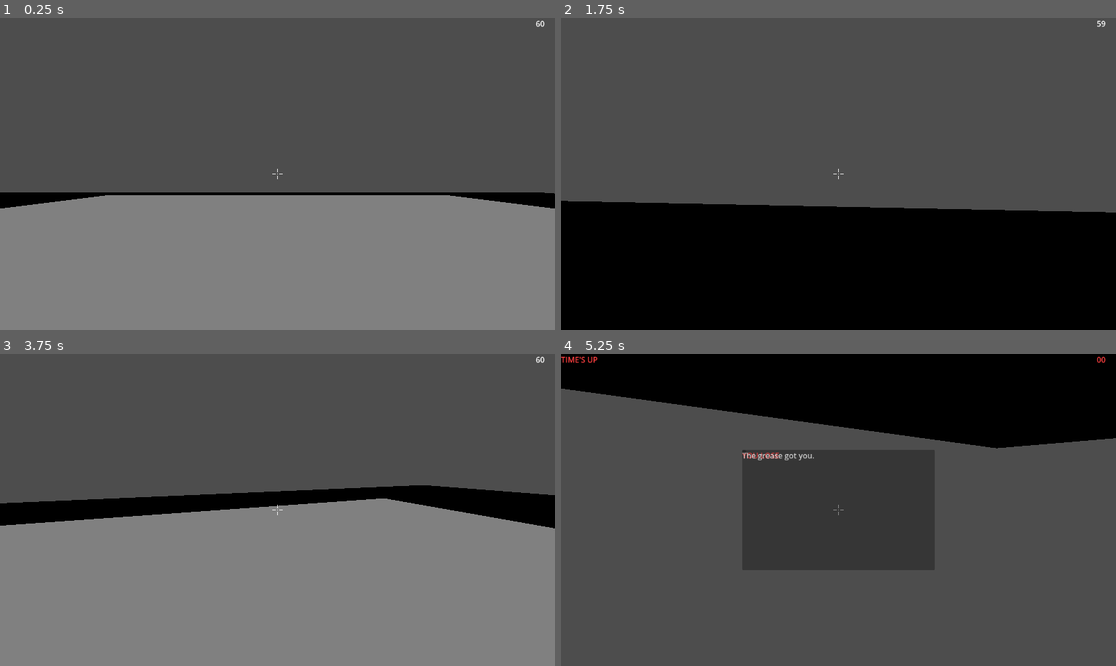
Above: before the commit, frames 1-4 (two rows, left to right).
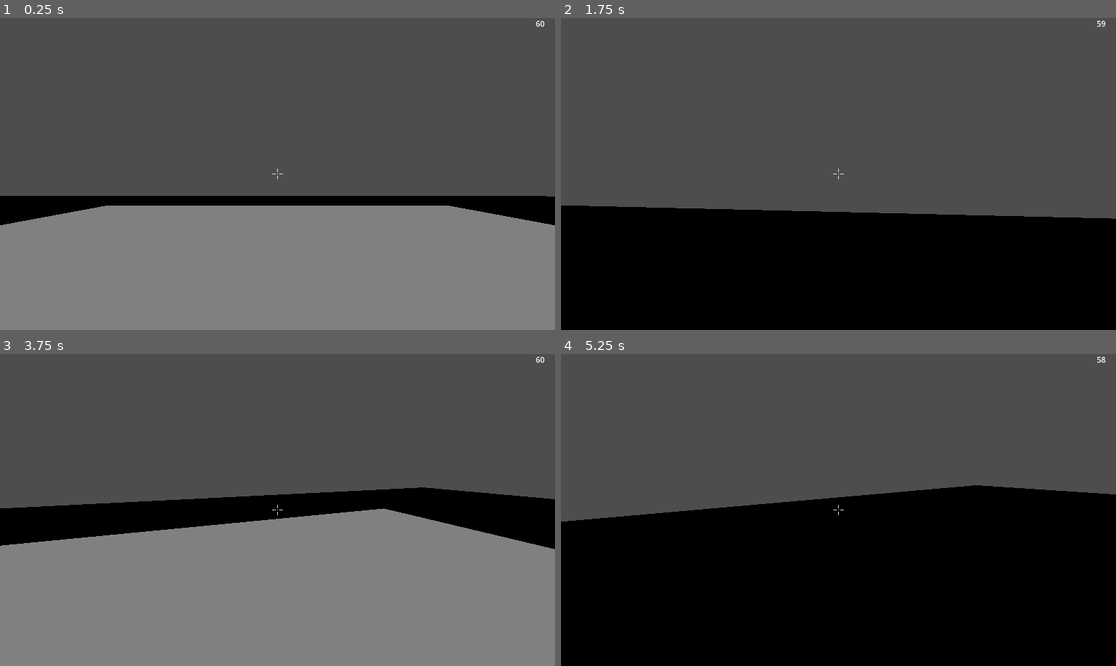
Above: after the commit, the same moments.

Repository: Gablinski/Foren
Game: Godot game, scene res://node_3d.tscn
Same seed, same stepped clock (60 frames per second), same inputs: the game is played once before the commit and once after it. The project has no main scene, so this scene is started directly.
Inputs (mouse positions are in pixels of both pictures, inside the frame that each line leads up to):
- Up to frame 1 (0.25 s): no input
- Up to frame 2 (1.75 s): tap Enter at 0.5 s; move the mouse to (866, 174) at 0.52 s; hold R (run) 0.53-1.28 s; hold W (move_forward) from 0.53 s (still down); tap Space (jump) at 0.77, 1.07, 1.52, 1.55 s; tap Shift at 0.8, 1.35 s; move the mouse to (810, 174) at 1.27 s
- Up to frame 3 (3.75 s): tap Space (jump) at 1.82, 2.1, 3.5 s; move the mouse to (288, 503) at 2.02 s; hold R (run) 2.03-2.75 s; release W (move_forward) at 2.75 s; click (183, 450) at 2.75 s; move the mouse to (271, 516) at 3.52 s; hold W (move_forward) from 3.53 s (still down); tap Ctrl (dash) at 3.6 s
- Up to frame 4 (5.25 s): tap Space (jump) at 3.77, 4.07, 4.52, 4.55, 4.82 s; tap Shift at 3.8, 5.1 s; move the mouse to (877, 513) at 4.27 s; hold R (run) 4.28-5.03 s; tap Escape at 4.9 s; move the mouse to (672, 463) at 5.02 s; release W (move_forward) at 5.03 s; hold A (move_left) from 5.03 s (still down); click (672, 463) at 5.17 s

The runs differ from the first frame. In frame 1, 4.7% of the frame differs, in the area x 0-100%, y 55-67%; in frame 2, 1.7%; in frame 3, 6.0%; in frame 4, 76%, in the area x 0-100%, y 0-100%.

Commit message:
pause menu

Diff:
--- /dev/null
+++ b/canvas_layer.gd
@@ -0,0 +1,82 @@
+extends CanvasLayer
+
+# ─────────────────────────────────────────────
+#  STATE
+# ─────────────────────────────────────────────
+var _paused : bool = false
+
+# ─────────────────────────────────────────────
+#  NODE REFERENCES
+# ─────────────────────────────────────────────
+@onready var panel          : Panel       = $Panel
+@onready var resume_button  : Button      = $Panel/ResumeButton
+@onready var restart_button : Button      = $Panel/RestartButton
+
+# IllustrationRect is optional — only used if you add one
+@onready var illustration   : TextureRect = $Panel/IllustrationRect if has_node("Panel/IllustrationRect") else null
+
+
+# ─────────────────────────────────────────────
+#  READY
+# ─────────────────────────────────────────────
+func _ready() -> void:
+	panel.visible = false
+	resume_button.pressed.connect(_on_resume)
+	restart_button.pressed.connect(_on_restart)
+
+
+# ─────────────────────────────────────────────
+#  INPUT — Escape toggles pause
+# ─────────────────────────────────────────────
+func _input(event: InputEvent) -> void:
+	if event is InputEventMouseMotion:
+		return
+	if event is InputEventKey and event.pressed and not event.echo:
+		if event.keycode == KEY_ESCAPE:
+			if _paused:
+				_on_resume()
+			else:
+				_pause()
+
+
+# ─────────────────────────────────────────────
+#  PAUSE
+# ─────────────────────────────────────────────
+func _pause() -> void:
+	_paused = true
+	panel.visible = true
+	get_tree().paused = true
+	Input.mouse_mode = Input.MOUSE_MODE_VISIBLE
+
+	# Fade in
+	panel.modulate.a = 0.0
+	var tween := create_tween()
+	tween.tween_property(panel, "modulate:a", 1.0, 0.2) \
+		.set_trans(Tween.TRANS_QUAD).set_ease(Tween.EASE_OUT)
+
+
+# ─────────────────────────────────────────────
+#  RESUME
+# ─────────────────────────────────────────────
+func _on_resume() -> void:
+	_paused = false
+	panel.visible = false
+	get_tree().paused = false
+	Input.mouse_mode = Input.MOUSE_MODE_CAPTURED
+
+
+# ─────────────────────────────────────────────
+#  RESTART
+# ─────────────────────────────────────────────
+func _on_restart() -> void:
+	get_tree().paused = false
+	Input.mouse_mode = Input.MOUSE_MODE_CAPTURED
+	get_tree().reload_current_scene()
+
+
+# ─────────────────────────────────────────────
+#  ILLUSTRATION  (call this to swap image at runtime if needed)
+# ─────────────────────────────────────────────
+func set_illustration(texture: Texture2D) -> void:
+	if illustration:
+		illustration.texture = texture
--- a/game_manager.gd
+++ b/game_manager.gd
@@ -59,7 +59,7 @@
 
 
 func _process(delta: float) -> void:
-	if not game_active:
+	if not game_active or get_tree().paused:
 		return
 
 	time_left -= delta
--- a/node_3d.tscn
+++ b/node_3d.tscn
@@ -8,6 +8,7 @@
 [ext_resource type="Script" uid="uid://y62hmxvcic30" path="res://hud.gd" id="6_wc5p8"]
 [ext_resource type="Script" uid="uid://re16kidftmvc" path="res://win_lose_green.gd" id="7_jsk3o"]
 [ext_resource type="PackedScene" uid="uid://0pusmkcmxmh" path="res://rising_platform.tscn" id="8_4arys"]
+[ext_resource type="Script" uid="uid://b517vh0hug1o" path="res://canvas_layer.gd" id="8_6iypd"]
 
 [sub_resource type="BoxShape3D" id="BoxShape3D_i5arm"]
 
@@ -32,23 +33,23 @@
 transform = Transform3D(0.2, 0, 0, 0, -0.19439219, -0.047028437, 0, 0.047028437, -0.19439219, 0, 0.7701621, 14.252069)
 visible = false
 
-[node name="Floor (test)3" parent="TestingObjects" unique_id=1407943833 instance=ExtResource("1_r3fl7")]
+[node name="Floor (test)3" parent="TestingObjects" unique_id=1407943833 groups=["platform_burger_01"] instance=ExtResource("1_r3fl7")]
 transform = Transform3D(0.19999999, 0, 0, 0, -0.19273163, -0.05342749, 0, 0.05342749, -0.19273163, -6.8817167, 2.1825137, 19.355295)
 visible = false
 
-[node name="Floor (test)4" parent="TestingObjects" unique_id=749615128 instance=ExtResource("1_r3fl7")]
+[node name="Floor (test)4" parent="TestingObjects" unique_id=749615128 groups=["platform_burger_01"] instance=ExtResource("1_r3fl7")]
 transform = Transform3D(0.19999999, 0, 0, 0, -0.19273163, -0.05342749, 0, 0.05342749, -0.19273163, -1.1701024, 3.612555, 24.893879)
 visible = false
 
-[node name="Floor (test)5" parent="TestingObjects" unique_id=1254723120 instance=ExtResource("1_r3fl7")]
+[node name="Floor (test)5" parent="TestingObjects" unique_id=1254723120 groups=["platform_burger_01"] instance=ExtResource("1_r3fl7")]
 transform = Transform3D(0.19999234, -0.0016318586, 0.00062320376, 0.0016236505, 0.19997653, 0.0025926041, -0.00064428645, -0.0025874455, 0.19998215, -6.147586, 4.5428343, 32.16483)
 visible = false
 
-[node name="Floor (test)6" parent="TestingObjects" unique_id=2070721813 instance=ExtResource("1_r3fl7")]
+[node name="Floor (test)6" parent="TestingObjects" unique_id=2070721813 groups=["platform_burger_01"] instance=ExtResource("1_r3fl7")]
 transform = Transform3D(0.19999234, -0.0016318586, 0.00062320376, 0.0016236505, 0.19997653, 0.0025926041, -0.00064428645, -0.0025874455, 0.19998215, -1.287818, 4.5428343, 38.84461)
 visible = false
 
-[node name="Floor (test)7" parent="TestingObjects" unique_id=1270351707 instance=ExtResource("1_r3fl7")]
+[node name="Floor (test)7" parent="TestingObjects" unique_id=1270351707 groups=["platform_burger_01"] instance=ExtResource("1_r3fl7")]
 transform = Transform3D(0.19999234, -0.0016318586, 0.00062320376, 0.0016236505, 0.19997653, 0.0025926041, -0.00064428645, -0.0025874455, 0.19998215, -6.147586, 4.5428343, 47.435623)
 visible = false
 
@@ -107,6 +108,43 @@
 offset_right = 8.0
 offset_bottom = 8.0
 
+[node name="CanvasLayer" type="CanvasLayer" parent="." unique_id=2012220508]
+layer = 10
+script = ExtResource("8_6iypd")
+
+[node name="Panel" type="Panel" parent="CanvasLayer" unique_id=1077884289]
+anchors_preset = 8
+anchor_left = 0.5
+anchor_top = 0.5
+anchor_right = 0.5
+anchor_bottom = 0.5
+offset_left = -20.0
+offset_top = -20.0
+offset_right = 380.0
+offset_bottom = 280.0
+grow_horizontal = 2
+grow_vertical = 2
+
+[node name="IllustrationRect" type="TextureRect" parent="CanvasLayer/Panel" unique_id=1729146556]
+layout_mode = 0
+offset_right = 40.0
+offset_bottom = 40.0
+
+[node name="TitleLabel" type="Label" parent="CanvasLayer/Panel" unique_id=2044333605]
+layout_mode = 0
+offset_right = 40.0
+offset_bottom = 23.0
+
+[node name="ResumeButton" type="Button" parent="CanvasLayer/Panel" unique_id=298917195]
+layout_mode = 0
+offset_right = 8.0
+offset_bottom = 8.0
+
+[node name="RestartButton" type="Button" parent="CanvasLayer/Panel" unique_id=1586076812]
+layout_mode = 0
+offset_right = 8.0
+offset_bottom = 8.0
+
 [node name="WinZone" type="Area3D" parent="." unique_id=1546917394 groups=["win_zone"]]
 transform = Transform3D(1, 0, 0, 0, 1, 0, 0, 0, 1, 0, 0.9676492, 7.60793)
 collision_layer = 3
--- a/player.gd
+++ b/player.gd
@@ -7,13 +7,13 @@
 ## Ground movement
 @export var max_speed        : float = 8.0
 @export var run_speed        : float = 14.0
-@export var acceleration     : float = 60.0   # high = snappy direction changes
-@export var friction         : float = 55.0   # high = stops almost instantly
-@export var air_acceleration : float = 8.0    # low = committed jumps, less air steering
+@export var acceleration     : float = 60.0
+@export var friction         : float = 55.0
+@export var air_acceleration : float = 8.0
 
 ## Jump / gravity
 @export var jump_height      : float = 1.1
-@export var gravity_scale    : float = 3.0    # heavier gravity = less floaty
+@export var gravity_scale    : float = 3.0
 @export var fall_multiplier  : float = 1.8
 @export var short_hop_div    : float = 2.5
 @export var coyote_time      : float = 0.10
@@ -32,26 +32,19 @@
 ## Head-bob
 @export var bob_enabled : bool  = true
 @export var bob_freq    : float = 9.0
-@export var bob_amp     : float = 0.018   # subtle — CrossFire isn't very bobby
-
-## Third-person scroll
-@export var min_zoom    : float = 0.0
-@export var max_zoom    : float = 8.0
-@export var zoom_step   : float = 0.6
-@export var zoom_speed  : float = 8.0
+@export var bob_amp     : float = 0.018
 
 # ─────────────────────────────────────────────
 #  NODE REFERENCES
 # ─────────────────────────────────────────────
-@onready var camera_rig : Node3D       = $CameraRig
-@onready var spring_arm : SpringArm3D  = $CameraRig/SpringArm
-@onready var camera     : Camera3D     = $CameraRig/SpringArm/Camera3D
+@onready var camera_rig : Node3D   = $CameraRig
+@onready var camera     : Camera3D = $CameraRig/Camera3D
 
 # ─────────────────────────────────────────────
 #  INTERNAL STATE
 # ─────────────────────────────────────────────
-var _gravity       : float = ProjectSettings.get_setting("physics/3d/default_gravity")
-var _jump_vel      : float
+var _gravity      : float = ProjectSettings.get_setting("physics/3d/default_gravity")
+var _jump_vel     : float
 
 var _coyote_timer  : float = 0.0
 var _buffer_timer  : float = 0.0
@@ -66,9 +59,8 @@
 var _bob_t         : float = 0.0
 var _cam_base_y    : float = 0.0
 
-var _yaw           : float = 0.0
-var _pitch         : float = 0.0
-var _target_zoom   : float = 0.0
+var _yaw   : float = 0.0
+var _pitch : float = 0.0
 
 
 # ─────────────────────────────────────────────
@@ -78,10 +70,6 @@
 	Input.mouse_mode = Input.MOUSE_MODE_CAPTURED
 	_jump_vel   = sqrt(2.0 * (_gravity * gravity_scale) * jump_height)
 	_cam_base_y = camera_rig.position.y
-
-	spring_arm.spring_length = 0.0
-	spring_arm.position      = Vector3.ZERO
-	spring_arm.add_excluded_object(self.get_rid())
 
 
 # ─────────────────────────────────────────────
@@ -98,13 +86,6 @@
 		rotation.y            = _yaw
 		camera_rig.rotation.x = _pitch
 
-	if event is InputEventMouseButton:
-		if event.button_index == MOUSE_BUTTON_WHEEL_UP:
-			_target_zoom = max(_target_zoom - zoom_step, min_zoom)
-		elif event.button_index == MOUSE_BUTTON_WHEEL_DOWN:
-			_target_zoom = min(_target_zoom + zoom_step, max_zoom)
-
-	# Escape releases / recaptures cursor
 	if event is InputEventKey and event.pressed and not event.echo:
 		if event.keycode == KEY_ESCAPE:
 			if Input.mouse_mode == Input.MOUSE_MODE_CAPTURED:
@@ -119,14 +100,6 @@
 func _physics_process(delta: float) -> void:
 	var grounded := is_on_floor()
 
-	# ── Smooth zoom ─────────────────────────
-	spring_arm.spring_length = lerp(spring_arm.spring_length, _target_zoom, zoom_speed * delta)
-
-	var is_first_person := spring_arm.spring_length < 0.25
-	var overlay := get_node_or_null("CameraRig/SpringArm/Camera3D/ShiftLockOverlay")
-	if overlay:
-		overlay.visible = is_first_person
-
 	# ── Timers ──────────────────────────────
 	_coyote_timer  = max(_coyote_timer  - delta, 0.0)
 	_buffer_timer  = max(_buffer_timer  - delta, 0.0)
@@ -134,7 +107,6 @@
 
 	if _was_grounded and not grounded:
 		_coyote_timer = coyote_time
-
 	if grounded:
 		_coyote_timer = coyote_time
 
@@ -173,10 +145,8 @@
 		_handle_movement(delta, grounded)
 
 	# ── Head-bob ────────────────────────────
-	if bob_enabled and is_first_person:
+	if bob_enabled:
 		_update_bob(delta, grounded)
-	else:
-		camera_rig.position.y = _cam_base_y
 
 	move_and_slide()
 	_was_grounded = grounded
@@ -184,8 +154,6 @@
 
 # ─────────────────────────────────────────────
 #  MOVEMENT
-#  CrossFire feel: instant acceleration into full speed,
-#  direction changes snap immediately, stops dead on release
 # ─────────────────────────────────────────────
 func _handle_movement(delta: float, grounded: bool) -> void:
 	var wish_dir := Vector3.ZERO
@@ -198,21 +166,17 @@
 	wish_dir = (transform.basis * wish_dir).normalized() * wish_dir.length()
 	wish_dir.y = 0.0
 
-	# Run only works on the ground — airborne speed is whatever you launched with
 	var target_speed := run_speed if (Input.is_action_pressed("run") and grounded) else max_speed
 	var target_vel   := wish_dir * target_speed
 
 	if grounded:
 		if wish_dir == Vector3.ZERO:
-			# Dead stop — bleed off fast
 			velocity.x = move_toward(velocity.x, 0.0, friction * delta)
 			velocity.z = move_toward(velocity.z, 0.0, friction * delta)
 		else:
-			# Snap into the new direction immediately — no momentum carry
 			velocity.x = move_toward(velocity.x, target_vel.x, acceleration * delta)
 			velocity.z = move_toward(velocity.z, target_vel.z, acceleration * delta)
 	else:
-		# Air: much lower control, preserves most momentum
 		velocity.x = move_toward(velocity.x, target_vel.x, air_acceleration * delta)
 		velocity.z = move_toward(velocity.z, target_vel.z, air_acceleration * delta)
 
--- a/player.tscn
+++ b/player.tscn
@@ -13,12 +13,9 @@
 
 [node name="CameraRig" type="Node3D" parent="." unique_id=1771516033]
 
-[node name="SpringArm" type="SpringArm3D" parent="CameraRig" unique_id=1565924688]
-margin = 0.1
-
-[node name="Camera3D" type="Camera3D" parent="CameraRig/SpringArm" unique_id=1671524970]
+[node name="Camera3D" type="Camera3D" parent="CameraRig" unique_id=1671524970]
 transform = Transform3D(1, 0, 0, 0, 1, 0, 0, 0, 1, 0, 0.6, 0)
 fov = 85.0
 
-[node name="ShiftLockOverlay" type="CanvasLayer" parent="CameraRig/SpringArm/Camera3D" unique_id=1002063528]
+[node name="ShiftLockOverlay" type="CanvasLayer" parent="CameraRig/Camera3D" unique_id=1002063528]
 script = ExtResource("2_i3pqv")
--- a/shift_lock_overlay.gd
+++ b/shift_lock_overlay.gd
@@ -1,9 +1,6 @@
 ## shift_lock.gd
-## Roblox-style shift-lock:
-## - Cursor is always captured during play
-## - Left Shift toggles shift-lock ON/OFF
-## - Shift-lock ON  → crosshair visible, body rotates with camera (1st-person coupled)
-## - Shift-lock OFF → crosshair hidden, cursor free (for future 3rd-person use)
+## Simple first-person crosshair. No shift-lock toggle, no 3rd person.
+## Attach to a CanvasLayer called ShiftLockOverlay inside Camera3D.
 
 extends CanvasLayer
 
@@ -16,11 +13,6 @@
 @export var crosshair_thick : float = 1.5
 
 # ─────────────────────────────────────────────
-#  STATE
-# ─────────────────────────────────────────────
-var shift_locked : bool = true
-
-# ─────────────────────────────────────────────
 #  NODES
 # ─────────────────────────────────────────────
 var _draw_node : Control
@@ -31,26 +23,6 @@
 	_draw_node.set_anchors_and_offsets_preset(Control.PRESET_FULL_RECT)
 	_draw_node.mouse_filter = Control.MOUSE_FILTER_IGNORE
 	add_child(_draw_node)
-	_apply_lock_state()
-
-
-func _input(event: InputEvent) -> void:
-	if event is InputEventMouseMotion:
-		return
-
-	# Left Shift toggles shift-lock (tap, not hold — matches Roblox behaviour)
-	if event is InputEventKey and event.keycode == KEY_SHIFT and event.pressed and not event.echo:
-		shift_locked = !shift_locked
-		_apply_lock_state()
-
-
-func _apply_lock_state() -> void:
-	# Cursor always stays captured — shift-lock only affects crosshair
-	# and whether the body couples to the camera (handled in player.gd)
-	Input.mouse_mode = Input.MOUSE_MODE_CAPTURED
-
-	if _draw_node:
-		_draw_node.queue_redraw()
 
 
 # ─────────────────────────────────────────────
@@ -60,7 +32,7 @@
 	var owner_ref : Node
 
 	func _draw() -> void:
-		if not owner_ref or not owner_ref.shift_locked:
+		if not owner_ref:
 			return
 
 		var center : Vector2 = size / 2.0
Not shown, added: canvas_layer.gd.uid
